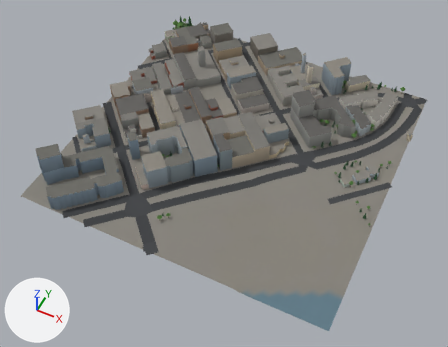
One commit to the glTF model public/tiles/sf/t0_3.glb: the scene before it, then after it.
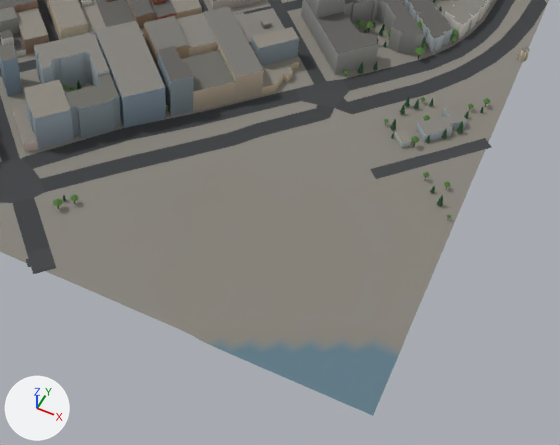
Old and new are each drawn whole from a camera (50 mm lens) standing at (551.0, -2405.0, 737.0) and looking at (250.0, -1803.0, -15.0) and again close up on the part from 29% to 96% of the width and 31% to 100% of the height. The axes (+X, +Y, +Z) are drawn at lower left. The lights are the same throughout. The first two pictures are the older version. Where no turn or scale is listed for an object, it has been applied to the vertices. Vertices at exactly the same position are counted once.

In view in the first close-up: 'buildings', 'ground', 'roads' and 10 more.
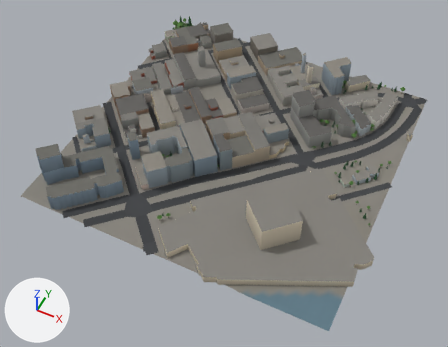
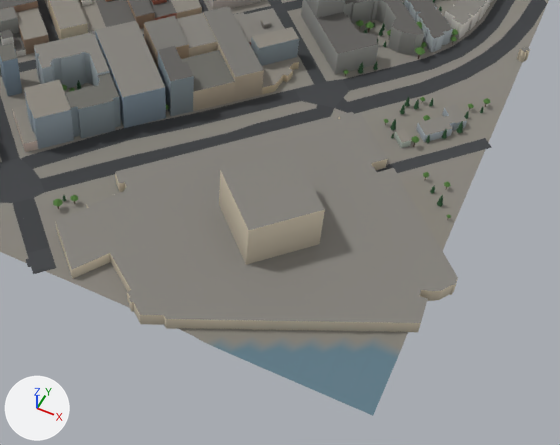
What differs and where, as boxes [x1, y1, x2, y2] in the close-ups (560 x 445 px):
'buildings', reshaped: before [0, 0, 530, 152]; after [0, 0, 530, 332]
part 1 of me_buildings, added: after [219, 151, 325, 265]
part 2 of me_buildings, added: after [55, 112, 458, 332]
'ground', unchanged, covered by the edit: [0, 0, 549, 416] in both

Edits to the bpy script that builds the scene:
```text
Change me_buildings:
    used by ob_buildings; location = (250.0, -1750.0, 0.0)
    remove me_buildings.from_pydata(...)  # 2095 vertices, 2958 faces; spans x -278.0..253.0, y -249.0..264.0, z 3.0..63.0
    add me_buildings.from_pydata(...)  # 2217 vertices, 3137 faces; spans x -278.0..269.0, y -258.0..264.0, z 3.0..63.0
    me_buildings part 1: the loose piece of 8 vertices spanning x 28.0..38.0, y 53.0..63.0, z 20.0..25.0 is copied, and the copy is scaled about its middle by (8.4, 8.4, 9.23), then moved by (90.0, -199.0, 15.0); it spans x 80.0..165.0, y -184.0..-99.0, z 16.0..59.0
    me_buildings part 2: a new loose piece of 114 vertices spanning x -27.0..269.0, y -258.0..-1.0, z 3.0..16.0, in mat_building
```
